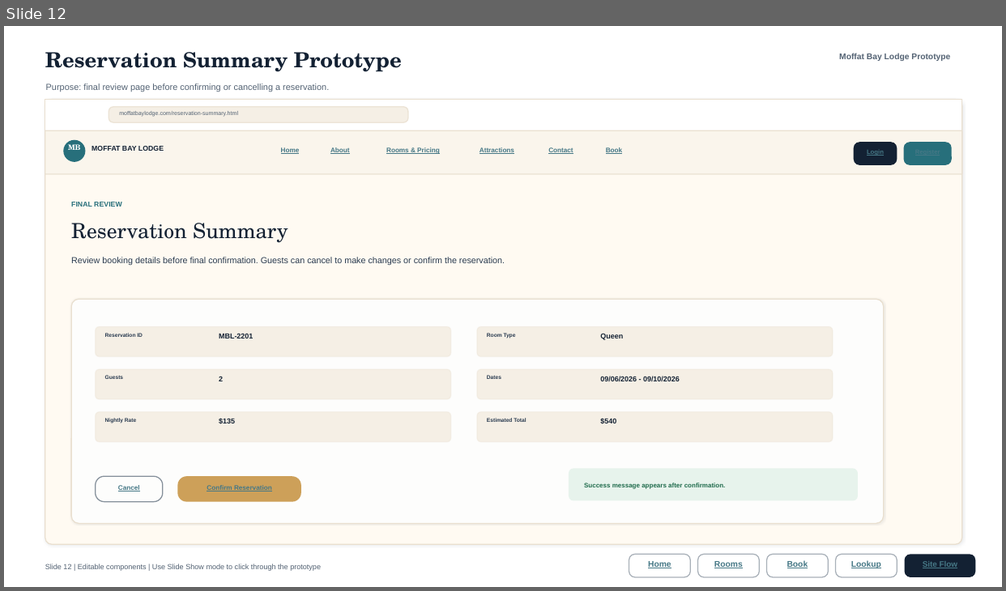
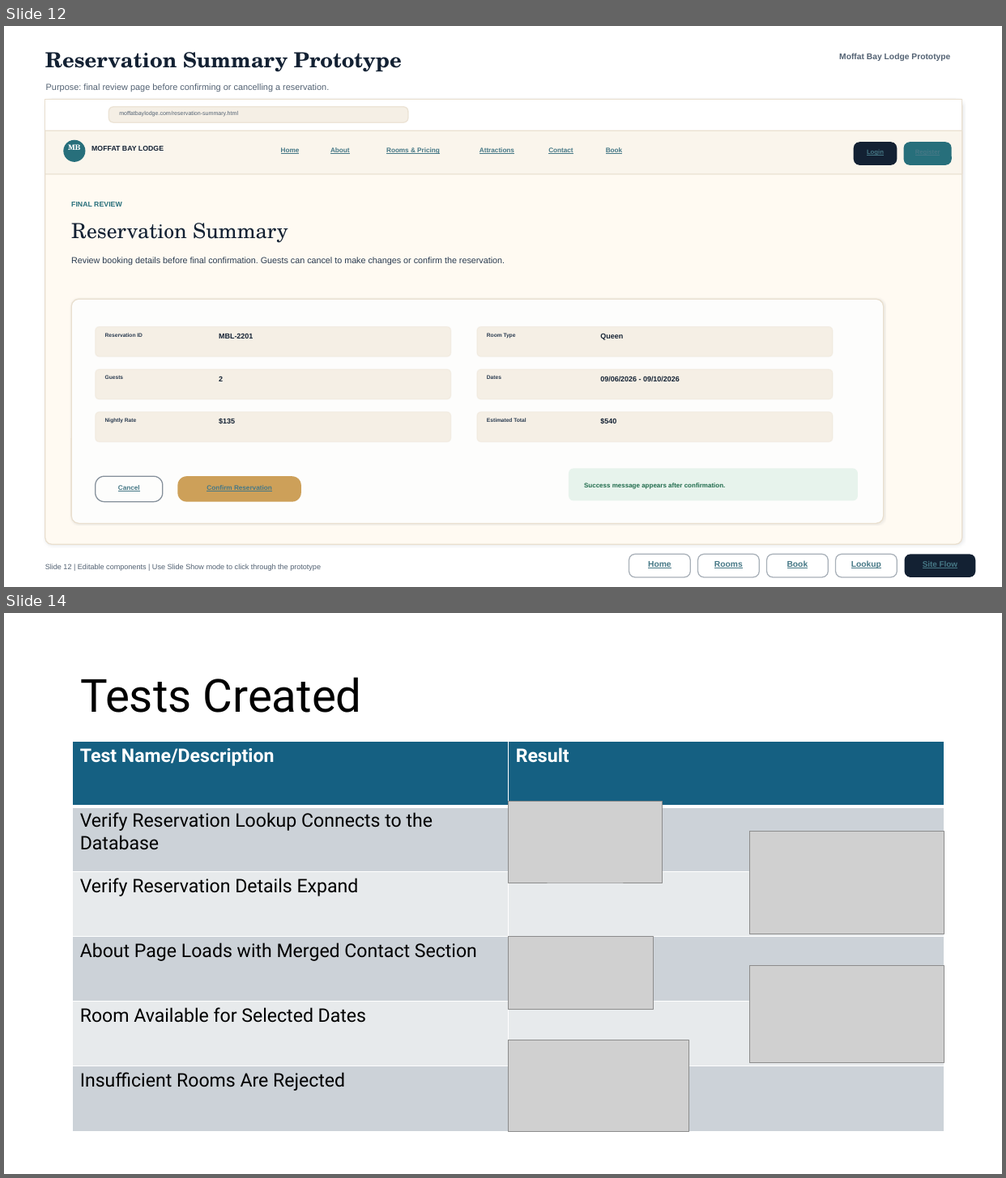
Before and after one commit to Hydroplane72/Moffat-Bay, a slide deck: docs/Prototype.pptx. Shown one above the other, each under a label of ours: slide 12 before the commit, slides 12 and 14 after it; the slides between them are not shown. The pictures are 1006x591 and 1006x1178 pixels, drawn with LibreOffice and Linux fonts; fonts in the diff are those of the drawing; grey boxes stand for pictures. Boxes give left, top, right and bottom in pixels: in the first picture for what was removed or moved away, otherwise in the second. Text is boxed around its words. In the diff, an @@ line names an element or a change of style, - is before the commit and + after.

```diff
--- a/docs/Prototype.pptx
+++ b/docs/Prototype.pptx
@@ slide 14 added at (4, 613, 1002, 1174), background #FFFFFF @@
@@ title added at (80, 677, 362, 713), 44 pt, text #000000 @@
+Tests Created
@@ table added at (72, 742, 944, 1131), 6 rows, 2 columns @@
+Test Name/Description | Result
+Verify Reservation Lookup Connects to the Database | 
+Verify Reservation Details Expand | 
+About Page Loads with Merged Contact Section | 
+Room Available for Selected Dates | 
+Insufficient Rooms Are Rejected | 
@@ picture added at (509, 801, 662, 883) @@
@@ picture added at (750, 831, 944, 934) @@
@@ picture added at (509, 936, 654, 1010) @@
@@ picture added at (750, 965, 944, 1063) @@
@@ picture added at (509, 1041, 689, 1131) @@
```
Also in this commit, not shown: 2 other slides added, 3 other files.
